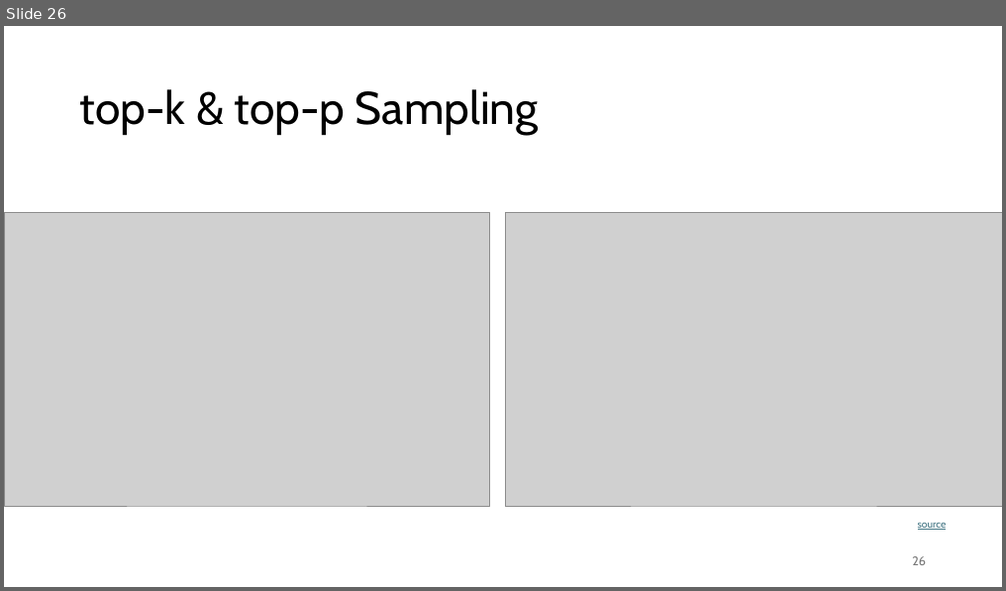
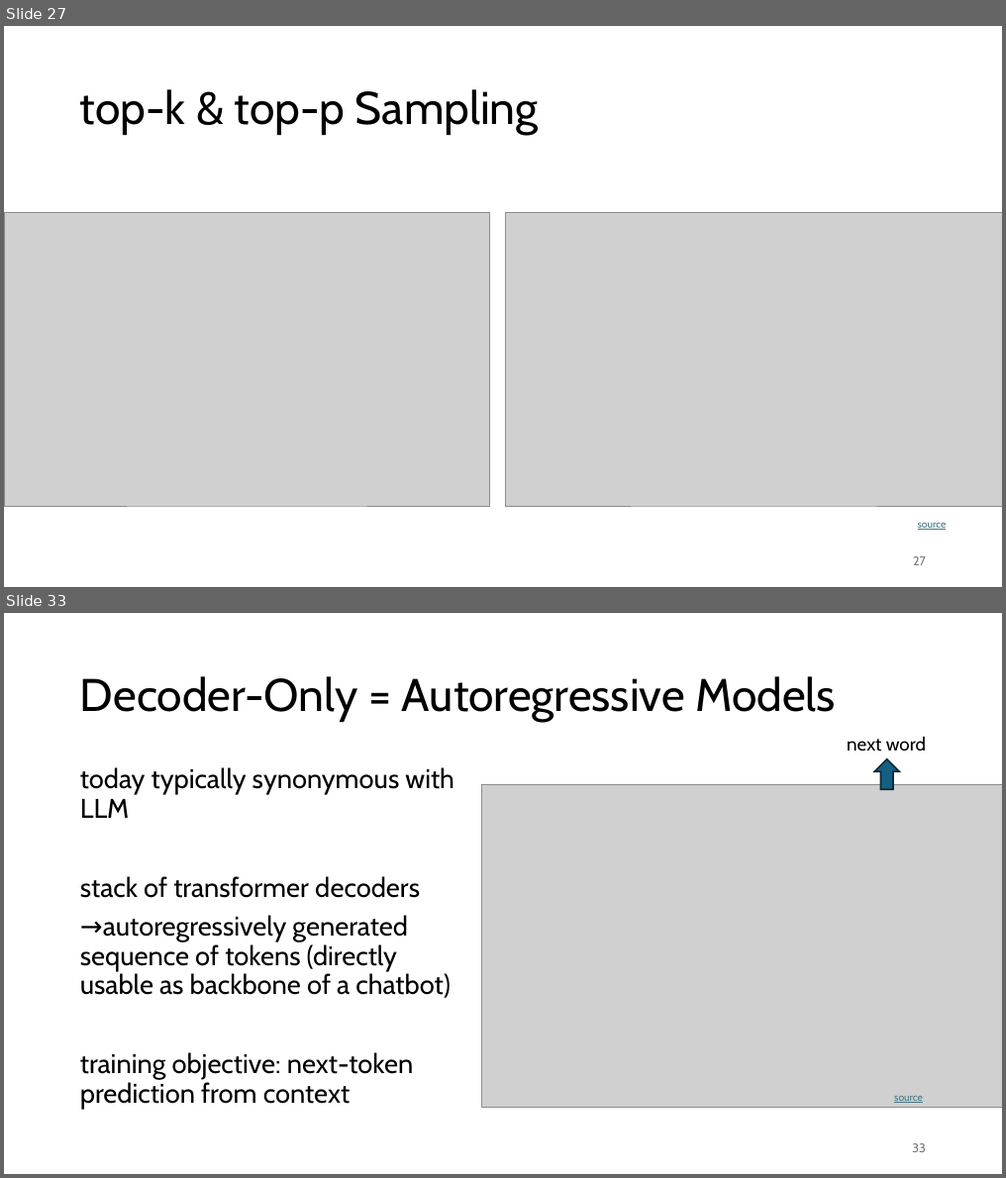
Before and after one commit to FelixWick/language_models, a slide deck: slides/2_transformer.pptx. Shown one above the other, each under a label of ours: slide 26 before the commit, slides 27 and 33 after it; the slides between them are not shown. The pictures are 1006x591 and 1006x1178 pixels, drawn with LibreOffice and Linux fonts; fonts in the diff are those of the drawing; grey boxes stand for pictures. Boxes give left, top, right and bottom in pixels: in the first picture for what was removed or moved away, otherwise in the second. Text is boxed around its words. In the diff, an @@ line names an element or a change of style, - is before the commit and + after.

Commit message:
more details on transformer

```diff
--- a/slides/2_transformer.pptx
+++ b/slides/2_transformer.pptx
@@ slide 33 added at box(4, 613, 1002, 1174), background #FFFFFF @@
@@ title added at box(80, 676, 836, 722), 44 pt, text #000000 @@
+Decoder-Only = Autoregressive Models
@@ text added at box(846, 737, 926, 752), 18 pt, text #000000 @@
+next word
@@ up arrow added at box(874, 759, 899, 789), fill #156082, outline #092A39 1.5 pt @@
@@ text added at box(80, 767, 454, 1109), 26 pt, text #000000 @@
+today typically synonymous with LLM
+stack of transformer decoders
+→autoregressively generated sequence of tokens (directly usable as backbone of a chatbot)
+training objective: next-token prediction from context
@@ picture added at box(482, 784, 1002, 1107) @@
@@ text added at box(894, 1096, 923, 1103), 10 pt, text #467886, underline @@
+source
@@ page number added at box(912, 1144, 926, 1153), 12 pt, text #797979 @@
+33
@@ what was slide 26 is now slide 27 @@
@@ page number at box(913, 557, 926, 566): text changed @@
-26
+27
```
Also in this commit, not shown: 11 slides changed, 11 other slides added, 2 slides removed, 4 other files.
